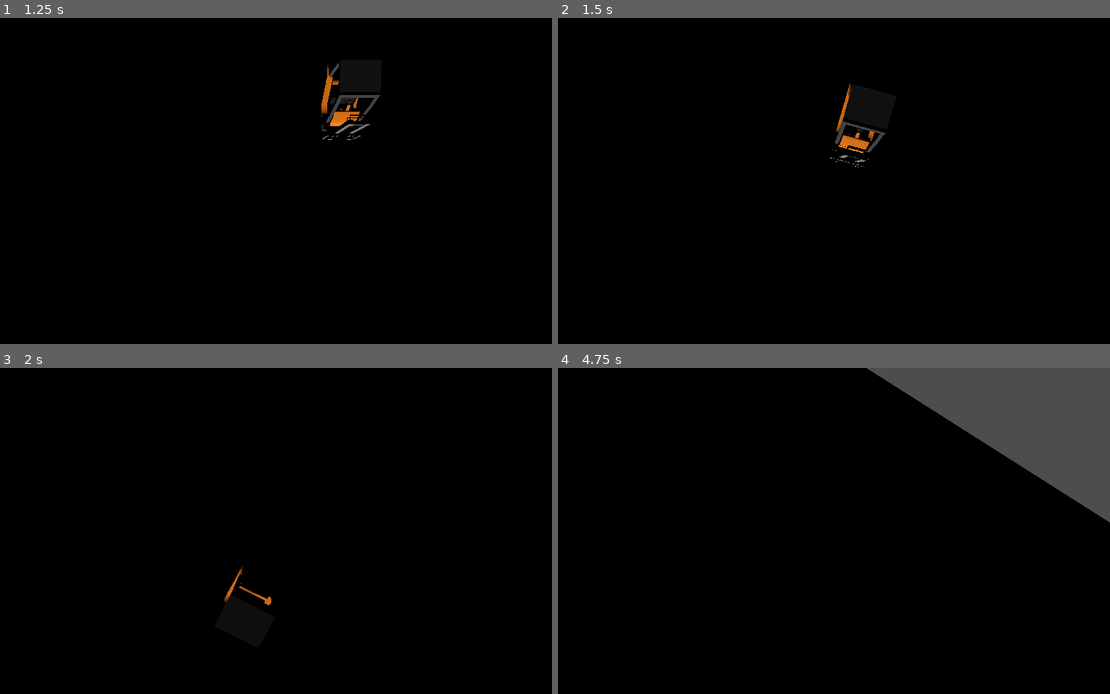
Above: before the commit, frames 1-4 (two rows, left to right).
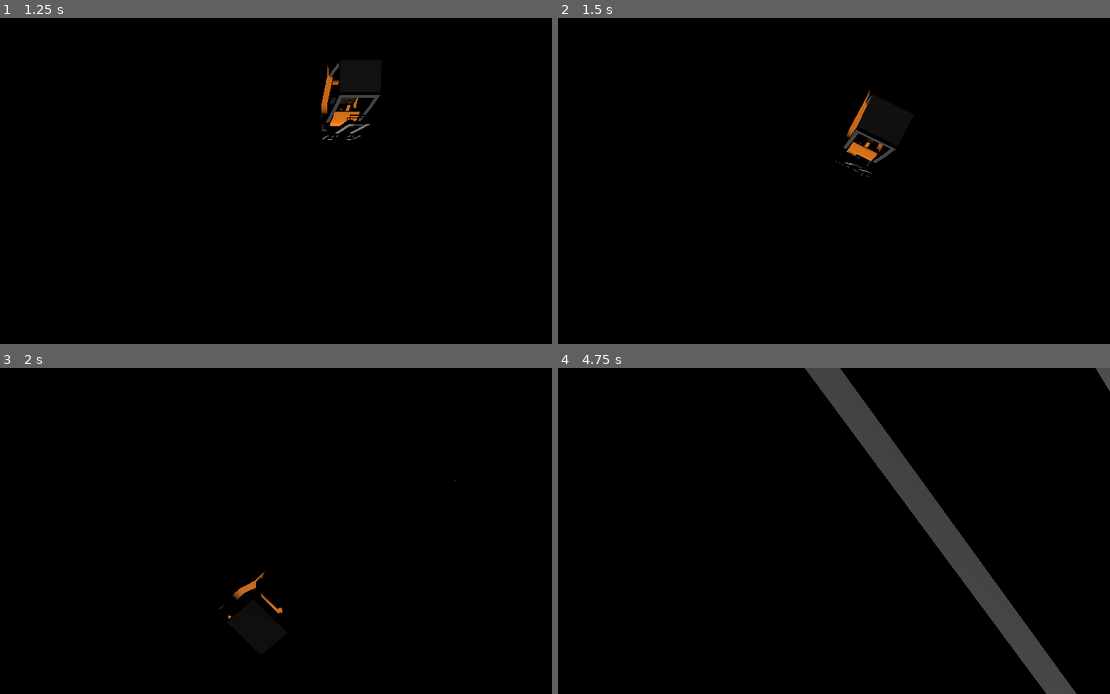
Above: after the commit, the same moments.

Repository: ThomsenK4oss/FactoryTycoon
Game: Godot game, scene res://Scenes/main.tscn
Two runs of this game, one before a commit and one after it. Both use one fixed random seed, a clock stepped at 60 frames per second and the inputs below.
Inputs (mouse positions are in pixels of both pictures, inside the frame that each line leads up to):
- Up to frame 1 (1.25 s): tap Enter at 0.5 s; move the mouse to (391, 164) at 0.52 s; hold D (right) from 0.53 s (still down); hold Right mouse button (rotate) from 0.53 s (still down); click (391, 164) at 0.67 s
- Up to frame 2 (1.5 s): move the mouse to (789, 181) at 1.27 s; release D (right) at 1.28 s; release Right mouse button (rotate) at 1.28 s; hold W (up) from 1.28 s (still down); tap Mouse wheel up (zoom_in) at 1.35 s
- Up to frame 3 (2 s): keep holding W (up)
- Up to frame 4 (4.75 s): move the mouse to (878, 459) at 2.02 s; release W (up) at 2.03 s; hold D (right) 2.03-2.78 s; tap Mouse wheel down (zoom_out) at 2.1, 4.35 s; move the mouse to (789, 596) at 2.77 s; hold W (up) 2.78-3.53 s; right-click (789, 596) at 2.85 s; click (789, 596) at 2.92 s; move the mouse to (994, 579) at 3.52 s; hold A (left) from 3.53 s (still down); tap Mouse wheel up (zoom_in) at 3.6 s; move the mouse to (646, 482) at 4.27 s

Frame 1 is identical in both runs. In frame 2, 0.8% of the frame differs, in the area x 49-62%, y 19-49%; in frame 3, 0.2%; in frame 4, 16%, in the area x 44-100%, y 0-100%.

Commit message:
UI
The start of the ui

Diff:
--- /dev/null
+++ b/Scenes/UI/ui.tscn
@@ -0,0 +1,5 @@
+[gd_scene format=3 uid="uid://b5n7r4rot3x6r"]
+
+[node name="Node2D" type="Node2D"]
+
+[node name="CanvasLayer" type="CanvasLayer" parent="."]
--- a/project.godot
+++ b/project.godot
@@ -18,6 +18,12 @@
 [autoload]
 
 Database="*res://Global_scripts/Database.gd"
+
+[display]
+
+window/size/viewport_width=1920
+window/size/viewport_height=1080
+window/size/mode=2
 
 [global_group]
 
